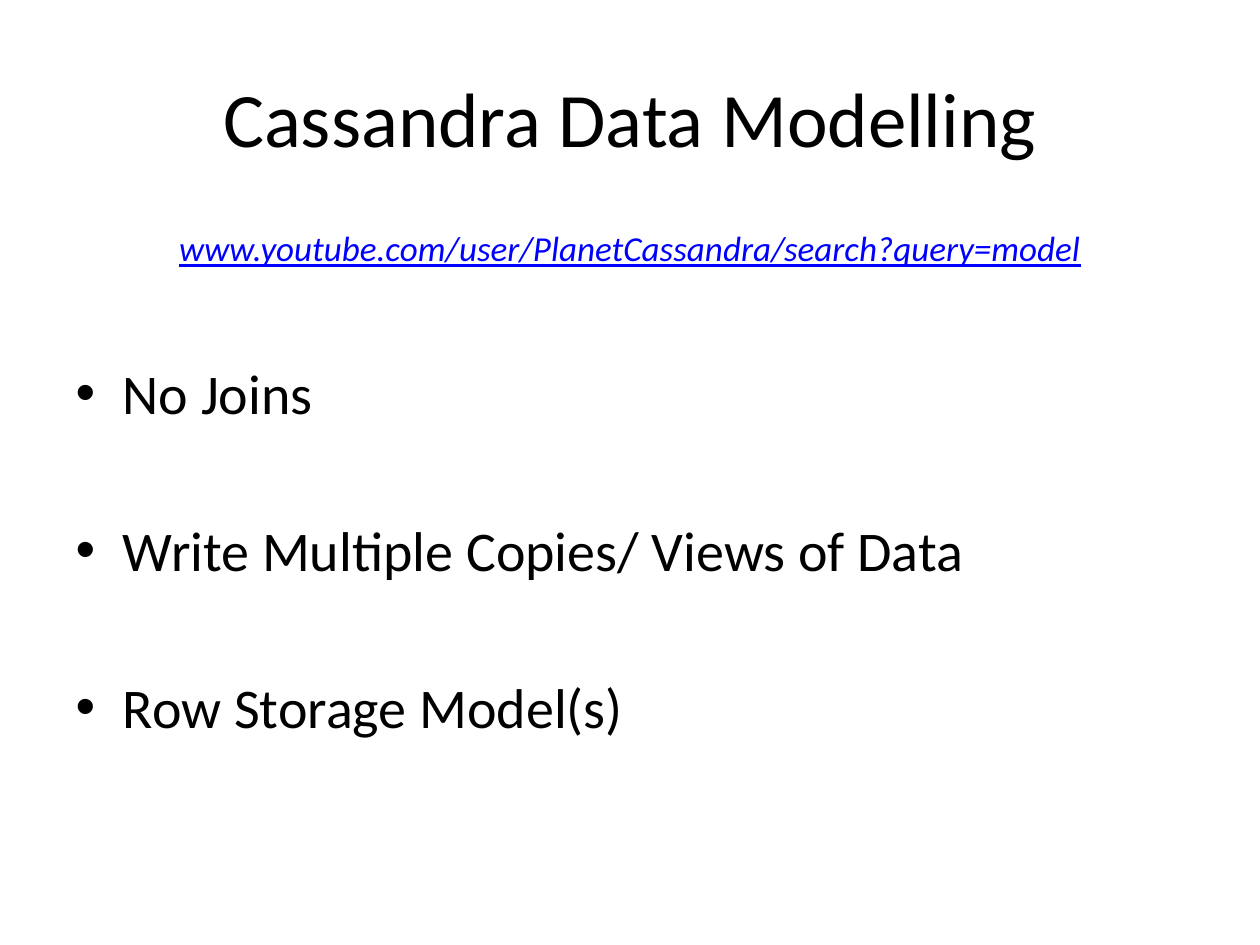
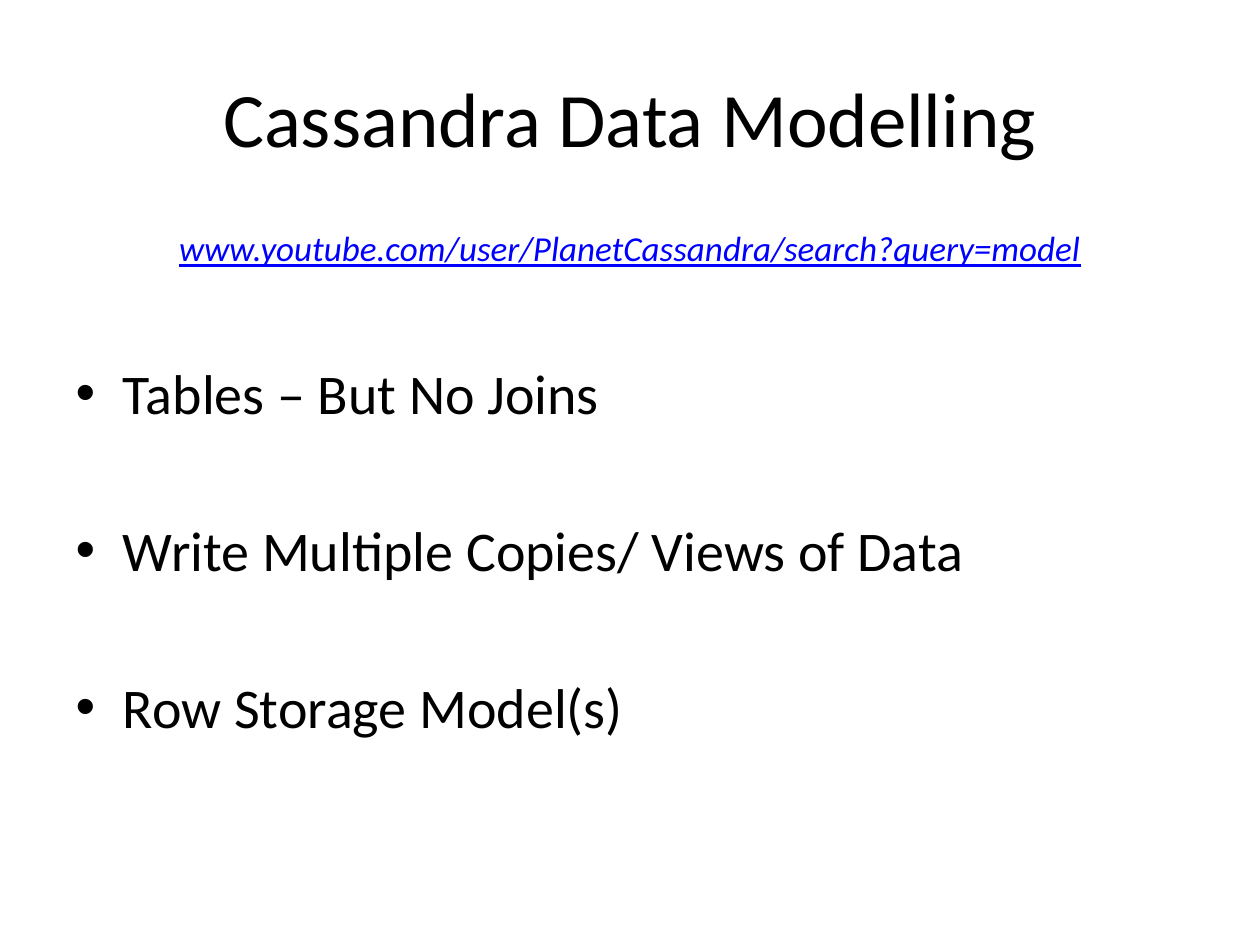
Before and after one commit to alexdgarland/database-demos, a slide deck: slide 30 of Slides/Not Only SQL - Picking A Database for DotNET.pptx (slide 41 before the commit). Drawn at 1260x945 pixels with LibreOffice and Linux fonts; fonts in the diff are those of the drawing. Boxes give left, top, right and bottom in pixels: in the first picture for what was removed or moved away, otherwise in the second. Text is boxed around its words. In the diff, an @@ line names an element or a change of style, - is before the commit and + after.

```diff
--- a/Slides/Not Only SQL - Picking A Database for DotNET.pptx
+++ b/Slides/Not Only SQL - Picking A Database for DotNET.pptx
@@ text at [123,375,599,415]: text changed @@
-• No Joins
+• Tables – But No Joins
```
Also in this commit, not shown: 9 other slides changed, 2 slides added, 14 slides removed, 3 other files.
